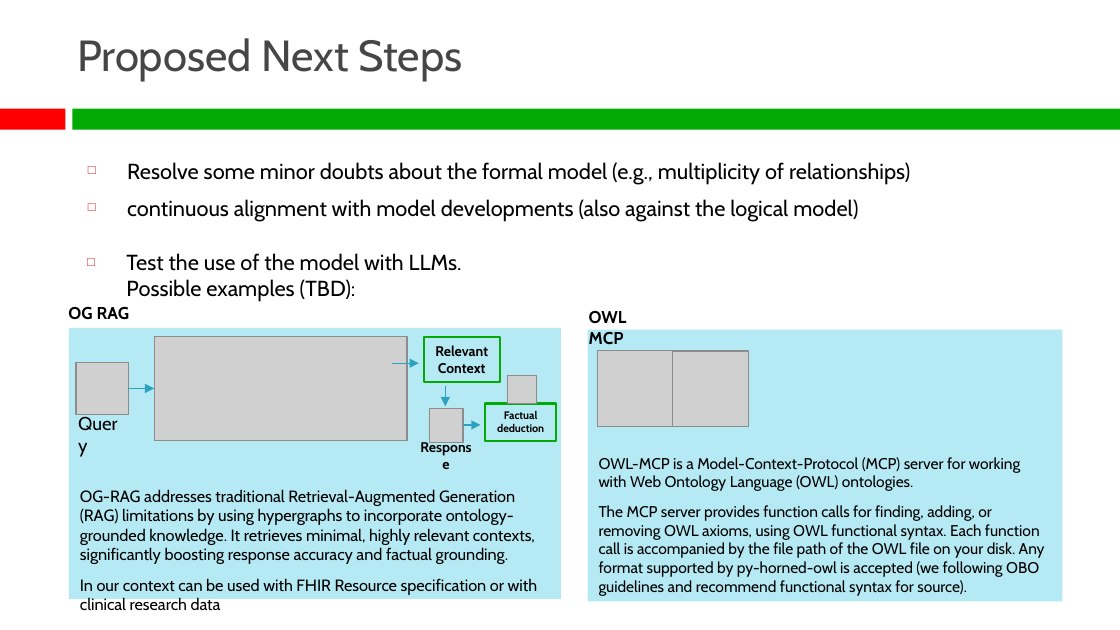
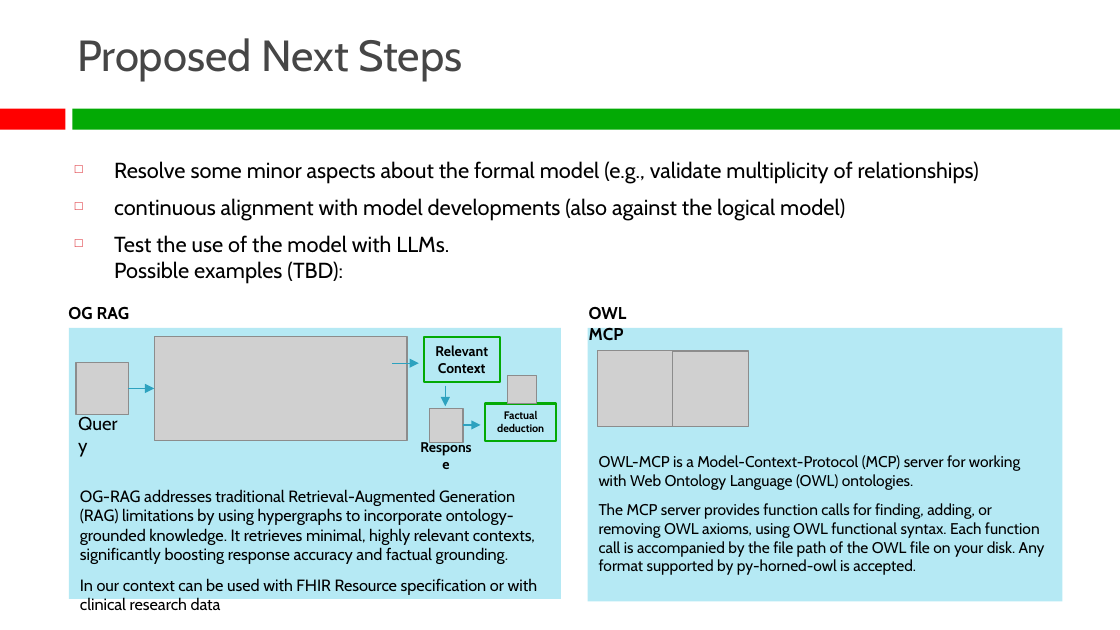
Before and after one commit to slotti64/HL7-EU-Common-cancer-concept-model, a slide deck: slide 4 of Presentations/Common_Cancer_Model_Ontology-Koln_EU_WGM_Presentation.pptx. Drawn at 1120x630 pixels with LibreOffice and Linux fonts; fonts in the diff are those of the drawing; grey boxes stand for pictures; background and template pictures are left out. Boxes give left, top, right and bottom in pixels: in the first picture for what was removed or moved away, otherwise in the second. Text is boxed around its words. In the diff, an @@ line names an element or a change of style, - is before the commit and + after.

Commit message:
minor update

```diff
--- a/Presentations/Common_Cancer_Model_Ontology-Koln_EU_WGM_Presentation.pptx
+++ b/Presentations/Common_Cancer_Model_Ontology-Koln_EU_WGM_Presentation.pptx
@@ text "Resolve some minor aspects about ...": place and size @@
-text "Resolve some minor aspects about ..." at <box>127,162,910,221</box>
+text "Resolve some minor aspects about ..." at <box>114,161,979,283</box>
@@ text at <box>114,161,979,183</box>: text changed @@
-□ Resolve some minor doubts about the formal model (e.g., multiplicity of relationships)
+□ Resolve some minor aspects about the formal model (e.g., validate multiplicity of relationships)
@@ text at <box>114,235,449,283</box>: paragraph added @@
+□ Test the use of the model with LLMs.
+  Possible examples (TBD):
@@ text removed at <box>126,253,462,302</box> @@
-□ Test the use of the model with LLMs.
-  Possible examples (TBD):
@@ text "OWL MCP": place and size @@
-text "OWL MCP" at <box>589,311,627,345</box>
+text "OWL MCP" at <box>589,307,627,341</box>
@@ text in rectangle at <box>599,503,1045,575</box>: text changed @@
-The MCP server provides function calls for finding, adding, or removing OWL axioms, using OWL functional syntax. Each function call is accompanied by the file path of the OWL file on your disk. Any format supported by py-horned-owl is accepted (we following OBO guidelines and recommend functional syntax for source).
+The MCP server provides function calls for finding, adding, or removing OWL axioms, using OWL functional syntax. Each function call is accompanied by the file path of the OWL file on your disk. Any format supported by py-horned-owl is accepted.
```
Also in this commit, not shown: 3 other slides changed.
